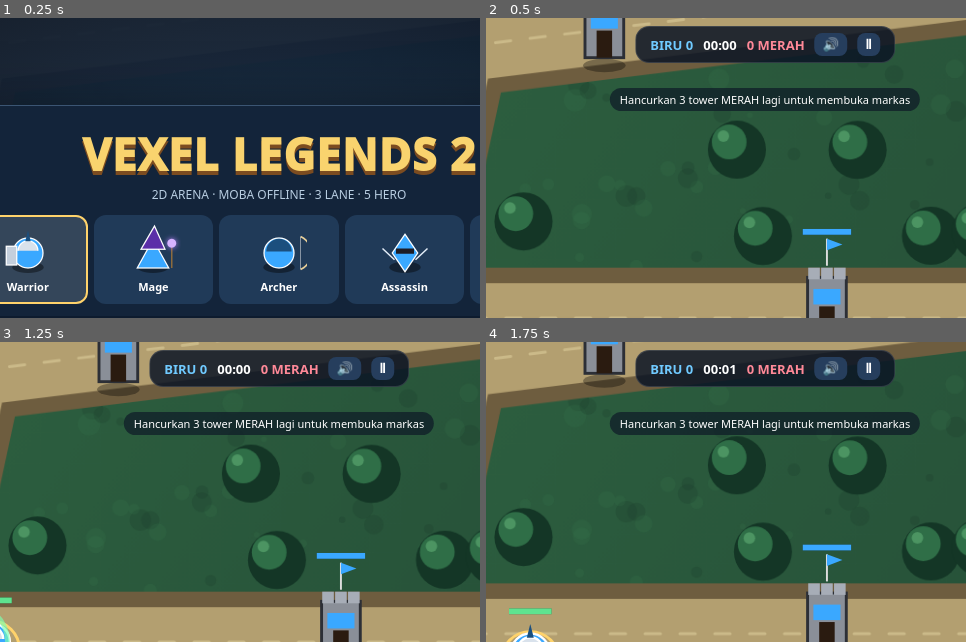
Above: before the commit, frames 1-4 (two rows, left to right).
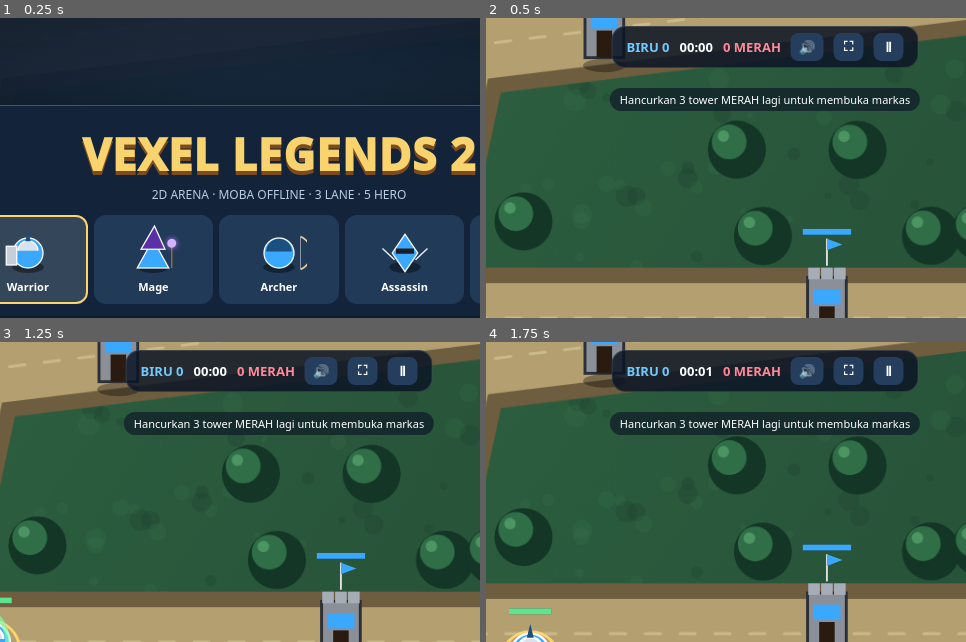
Above: after the commit, the same moments.

Repository: vexelkang-cell/gamepai
Game: browser game, page games/vexel-legend-2-arena/index.html
The game is run twice, just before and just after one commit, with the same random seed, the same clock (stepped at 60 frames per second) and the same inputs.
Inputs (mouse positions are % of the whole screen's width and height, from its top left):
- Up to frame 1 (0.25 s): no input
- Up to frame 2 (0.5 s): click "MULAI PERTANDINGAN" at 0.27 s
- Up to frame 3 (1.25 s): hold Right from 1.03 s (still down); click (50, 60) at 1.07 s; tap Space at 1.1 s
- Up to frame 4 (1.75 s): release Right at 1.53 s; hold Down from 1.58 s (still down); tap Space at 1.6 s; click (30, 40) at 1.67 s
The pictures show only the part of the screen within x 21-71%, y 0-50%; the shares and areas given below are measured in that part.

Frame 1 is identical in both runs. In frame 2, 4.7% of the frame differs, in the area x 26-90%, y 2-17%; in frame 3, 4.7%; in frame 4, 4.7%.

Commit message:
Improve mobile fullscreen and landscape layout for VEXEL LEGENDS 2

Diff:
--- a/games/vexel-legend-2-arena/index.html
+++ b/games/vexel-legend-2-arena/index.html
@@ -1,12 +1,12 @@
 <!doctype html>
-<html lang="id"><head><meta charset="utf-8"><meta name="view …(98 unchanged characters)… ver"><meta name="theme-color" content="#101a2c"><title>VEXEL LEGENDS 2 – Arena</title>
+<html lang="id"><head><meta charset="utf-8"><meta name="view …(98 unchanged characters)… ver"><meta name="theme-color" content="#0a1220"><meta name="mobile-web-app-capable" content="yes"><meta name="apple-mobile-web-app-capable" content="yes"><meta name="apple-mobile-web-app-status-bar-style" content="black-translucent"><title>VEXEL LEGENDS 2 – Arena</title>
 <style>
 *{box-sizing:border-box;-webkit-tap-highlight-color:transparent}
 html,body{margin:0;width:100%;height:100%;min-height:100%;overflow:hidden;overscroll-behavior:none;background:#0a1220;color:#fff;font-family:system-ui,Segoe UI,Arial;touch-action:none;user-select:none;-webkit-user-select:none}
-html{height:100%;height:100dvh}
-body{position:fixed;inset:0;width:100%;height:100%;height:100dvh}
-#game{position:fixed;inset:0;display:block;width:100vw;height:100%;height:100dvh;touch-action:none}
-#hud{position:fixed;inset:0;width:100%;height:100%;height:100dvh;pointer-events:none}
+html{height:100%;height:100svh;height:100dvh;overscroll-behavior:none}
+body{position:fixed;inset:0;width:100%;height:100%;height:100svh;height:100dvh;padding:0;margin:0;overscroll-behavior:none}
+#game{position:fixed;inset:0;display:block;width:100vw;height:100vh;height:100svh;height:100dvh;touch-action:none}
+#hud{position:fixed;inset:0;width:100vw;height:100vh;height:100svh;height:100dvh;padding:env(safe-area-inset-top) env(safe-area-inset-right) env(safe-area-inset-bottom) env(safe-area-inset-left);pointer-events:none}
 .hidden{display:none!important}
 .panel{position:absolute;background:#0b1425d9;border:1px solid #ffffff22;border-radius:14px}
 #hero{top:10px;left:10px;padding:8px 10px;width:170px;font-size:11px}
@@ -19,7 +19,7 @@
 .bl{color:#70caff}.rd{color:#ff8998}
 #mini{position:absolute;top:10px;right:10px;width:130px;height:88px;border:2px solid #d9e6ff;border-radius:10px;background:#101a2d}
 #hint{position:absolute;top:70px;left:50%;transform:translateX(-50%);font-size:11px;background:#0b1425a8;padding:4px 10px;border-radius:20px;white-space:nowrap}
-#pause,#mute{pointer-events:auto;border:0;border-radius:8px;background:#263e5d;color:#fff;padding:4px 8px;font-weight:800}
+#pause,#mute,#fullBtn{pointer-events:auto;border:0;border-radius:8px;background:#263e5d;color:#fff;padding:4px 8px;font-weight:800;min-width:30px;min-height:28px}
 .controls{position:absolute;left:0;right:0;bottom:max(10px,env(safe-area-inset-bottom));height:150px;display:flex;justify-content:space-between;align-items:flex-end;padding:0 16px}
 .joy{width:116px;height:116px;border-radius:50%;background:#ffffff18;border:2px solid #ffffff55;position:fixed;left:0;top:0;display:none;pointer-events:none;touch-action:none;z-index:4;transform:translate(-50%,-50%)}
 .joy.active{display:block}
@@ -78,7 +78,7 @@
 <canvas id="game"></canvas>
 <div id="hud" class="hidden">
   <div class="panel" id="hero"><h4><span id="hName">Warrior</span><span id="hLvl">Lv 1</span></h4><div id="hStat" style …(183 unchanged characters)…
-  <div class="panel" id="score"><span class="bl">BIRU <b id= …(69 unchanged characters)… "rK">0</b> MERAH</span><button id="mute">🔊</button><button id="pause">Ⅱ</button></div>
+  <div class="panel" id="score"><span class="bl">BIRU <b id= …(69 unchanged characters)… "rK">0</b> MERAH</span><button id="mute" aria-label="Suara">🔊</button><button id="fullBtn" aria-label="Layar penuh" title="Layar penuh">⛶</button><button id="pause">Ⅱ</button></div>
   <div id="hint"></div>
   <canvas id="mini" width="260" height="176"></canvas>
   <div class="controls">
@@ -550,17 +550,23 @@
 if(window.visualViewport)window.visualViewport.addEventListener('resize',resize,{passive:true});
 resize();
 async function enableLandscape(){
- // Jalankan kedua permintaan langsung dari interaksi tombol agar izin browser tidak hilang.
- const fs=(!document.fullscreenElement&&document.documentElement.requestFullscreen)
-   ?document.documentElement.requestFullscreen({navigationUI:'hide'}):Promise.resolve();
- const orient=(screen.orientation&&screen.orientation.lock)
-   ?screen.orientation.lock('landscape'):Promise.resolve();
- try{await Promise.allSettled([fs,orient])}catch(e){}
- resize();
- updateOrientationGate();
+ // Panggil API secara langsung saat tombol disentuh; browser mensyaratkan interaksi pengguna.
+ const root=document.documentElement;
+ let fs=Promise.resolve(false),orient=Promise.resolve(false);
+ if(!document.fullscreenElement&&root.requestFullscreen){
+   try{fs=root.requestFullscreen({navigationUI:'hide'}).then(()=>true).catch(()=>false)}catch(e){fs=Promise.resolve(false)}
+ }
+ if(screen.orientation&&screen.orientation.lock){
+   try{orient=screen.orientation.lock('landscape').then(()=>true).catch(()=>false)}catch(e){orient=Promise.resolve(false)}
+ }
+ await Promise.allSettled([fs,orient]);
+ resize();updateOrientationGate();
+ $('fullBtn').textContent=document.fullscreenElement?'⛶':'⛶';
+ return !!document.fullscreenElement;
 }
 function updateOrientationGate(){const portrait=window.matchMedia('(orientation: portrait)').matches;$('rotateGate').classList.toggle('hidden',!(run&&portrait))}
 $('rotateBtn').onclick=enableLandscape;
+$('fullBtn').onclick=enableLandscape;
 $('start').onclick=async()=>{await enableLandscape();init()};
 $('again').onclick=async()=>{await enableLandscape();init()};
 window.addEventListener('orientationchange',()=>{resize();updateOrientationGate()});
